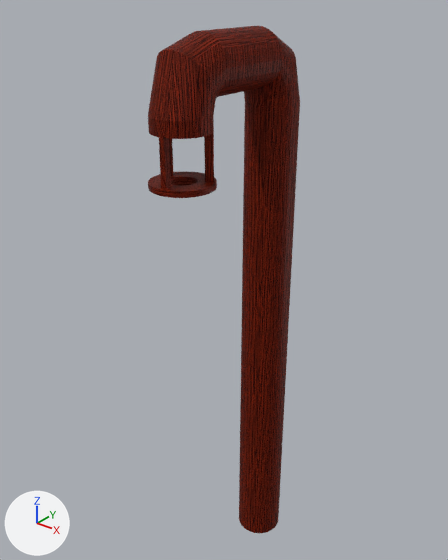
Two versions of the OBJ model Project/models/street_lamp/street_lamp.obj, one commit apart.
Rendered twice from a 50 mm camera at (10.46, -16.03, 19.53) aimed at (-0.65, -2.14, 10.92). Lighting does not change. The marker at lower left points along +X, +Y and +Z. Where no turn or scale is listed for an object, it has been applied to the vertices.
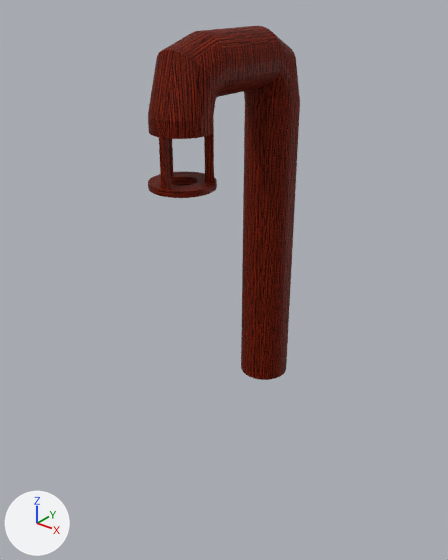
Edits to the scene script, one JSON object a line:
```json
{"block": "me_cylinder", "where": "me_cylinder.from_pydata(...)  # 460 vertices, 430 faces; spans x -0.9..0.9, y -5.5..0.1, z -0.1..18.4"}
{"block": "me_cylinder", "where": "# used by ob_cylinder; location = (0.0, 0.0, 0.0)"}
{"block": "me_cylinder", "change": "me_cylinder part 1: all 32 vertices in x -0.8..0.8, y -1.5..0.1, z -0.1 are moved by (0.0, 0.0, 7.3)"}
```

Pixel boxes (x1, y1, x2, y2) of what changed, in the pictures (448 x 560 px; the box of a moved part takes in the faces that stretch with it):
```json
{"object": "Cylinder", "change": "reshaped", "before": [148, 26, 300, 533], "after": [148, 26, 300, 380], "on screen": "30% shorter"}
{"part": 1, "of": "me_cylinder", "change": "moved or reshaped", "before": [239, 103, 300, 533], "after": [241, 103, 300, 380]}
```
